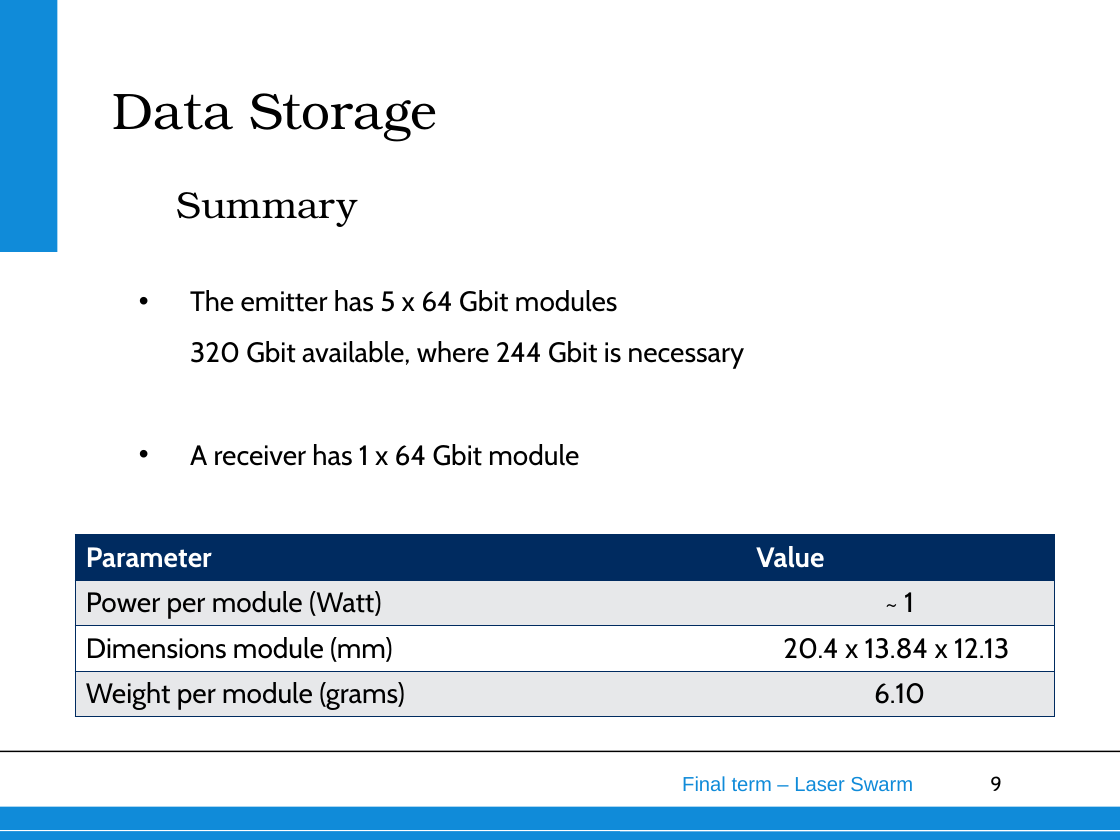
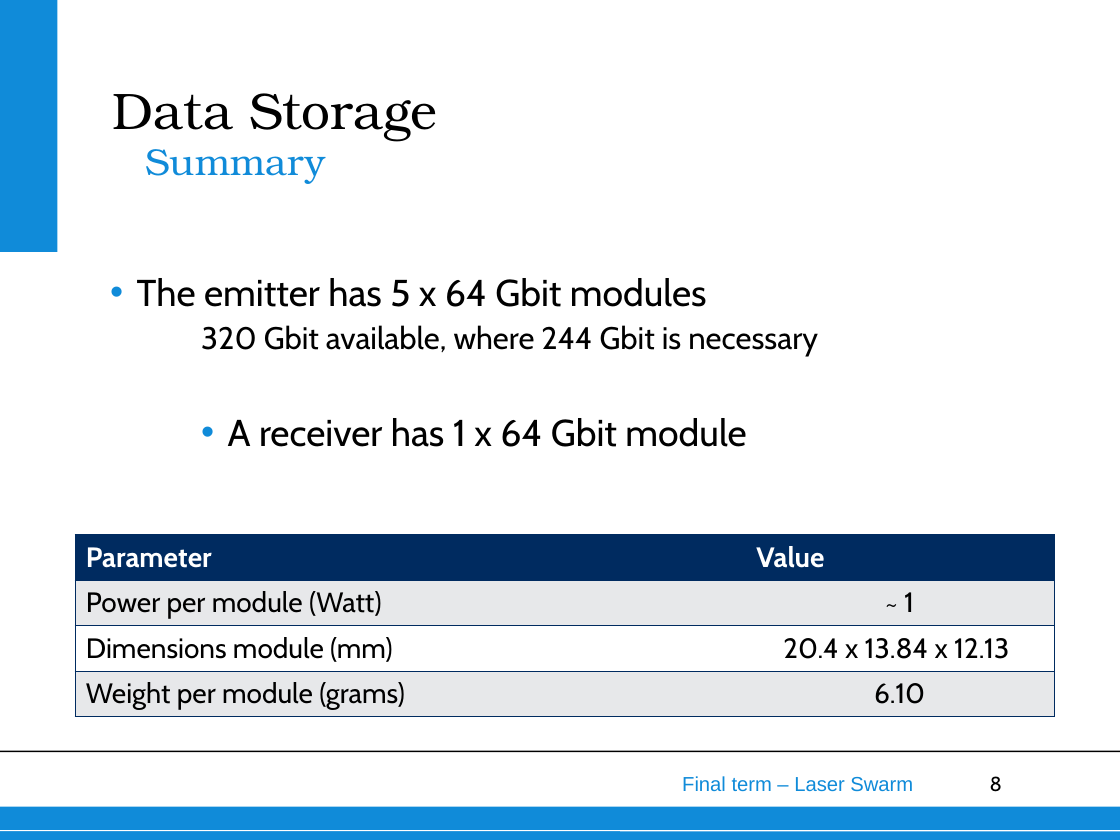
Before and after one commit to thewisenerd/laser-swarm, a slide deck: slide 8 of finalPresentation/subsections/Data Storage.ppt (slide 9 before the commit). Drawn at 1120x840 pixels with LibreOffice and Linux fonts; fonts in the diff are those of the drawing; background and template pictures are left out. Boxes give left, top, right and bottom in pixels: in the first picture for what was removed or moved away, otherwise in the second. Text is boxed around its words. In the diff, an @@ line names an element or a change of style, - is before the commit and + after.

```diff
--- a/finalPresentation/subsections/Data Storage.ppt
+++ b/finalPresentation/subsections/Data Storage.ppt
@@ text "Summary": place and size @@
-text "Summary" at [177, 192, 357, 227]
+text "Summary" at [145, 149, 325, 184]
@@ text "Summary" at [145, 149, 325, 184]: text colour #000000 to #108BD9; indent changed; more space between paragraphs; vertical alignment bottom to top @@
@@ text "The emitter has 5 x ...": place and size @@
-text "The emitter has 5 x ..." at [190, 290, 745, 466]
+text "The emitter has 5 x ..." at [137, 278, 818, 447]
@@ text "The emitter has 5 x ..." at [137, 278, 818, 447]: size 18 to 24 pt in "The emitter has 5 x 64 Gbit ...", "A receiver has 1 x 64 Gbit ..."; size 18 to 20 pt in "320 Gbit available, where 244 Gbit is ..."; indent changed; line spacing 1 to 1.1; less space between paragraphs; bullet colour #000000 to #108BD9; list level 1 to 2 in "320 Gbit available, where 244 ..." @@
@@ page number at [990, 776, 1002, 792]: text changed @@
-9
+8
```
Also in this commit, not shown: 7 other slides changed, 1 slide removed, 1 other file.
